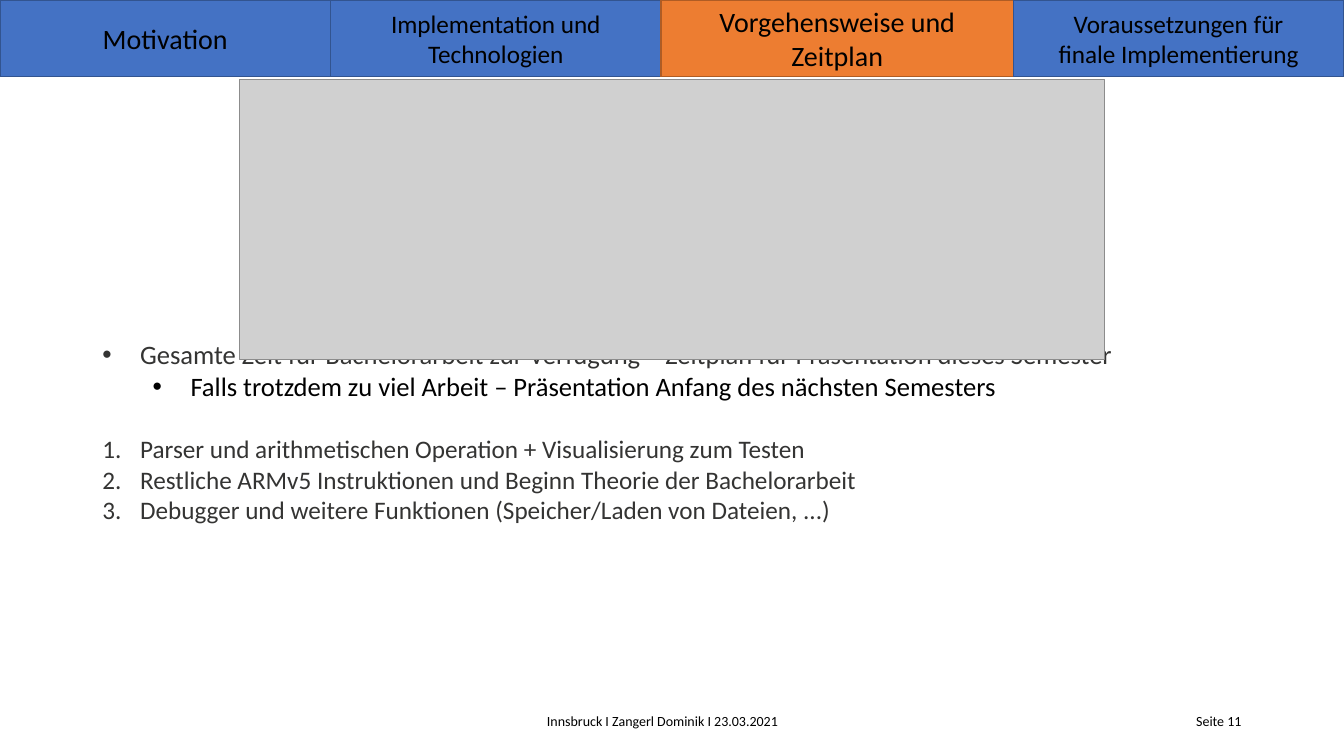
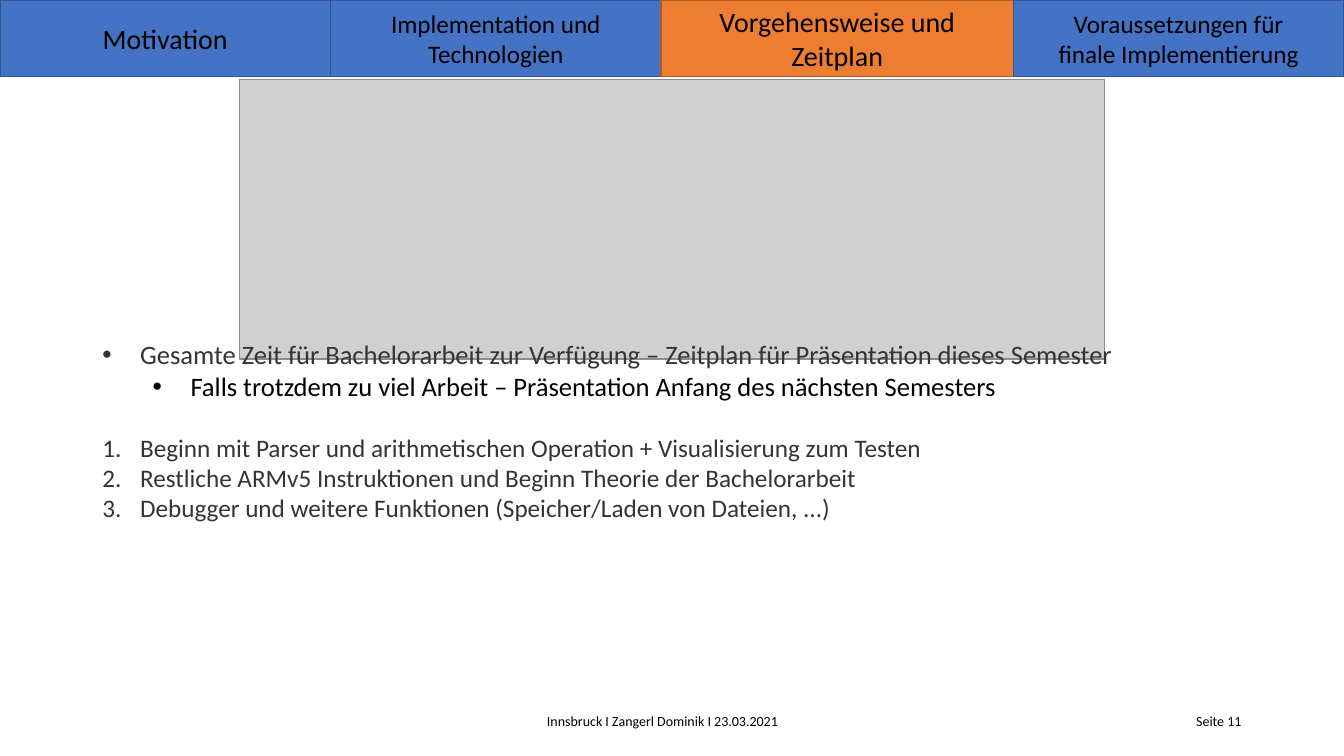
Before and after one commit to Koro95/ARM-Simulator, a slide deck: slide 11 of Latex/Initialpraesentation_Zangerl_Dominik.pptx. Drawn at 1344x756 pixels with LibreOffice and Linux fonts; fonts in the diff are those of the drawing; grey boxes stand for pictures; background and template pictures are left out. Boxes give left, top, right and bottom in pixels: in the first picture for what was removed or moved away, otherwise in the second. Text is boxed around its words. In the diff, an @@ line names an element or a change of style, - is before the commit and + after.

```diff
--- a/Latex/Initialpraesentation_Zangerl_Dominik.pptx
+++ b/Latex/Initialpraesentation_Zangerl_Dominik.pptx
@@ subtitle at [140, 439, 921, 462]: text changed @@
-1. Parser und arithmetischen Operation + Visualisierung zum Testen
+1. Beginn mit Parser und arithmetischen Operation + Visualisierung zum Testen
```
Also in this commit, not shown: 3 other slides changed, 9 other files.
